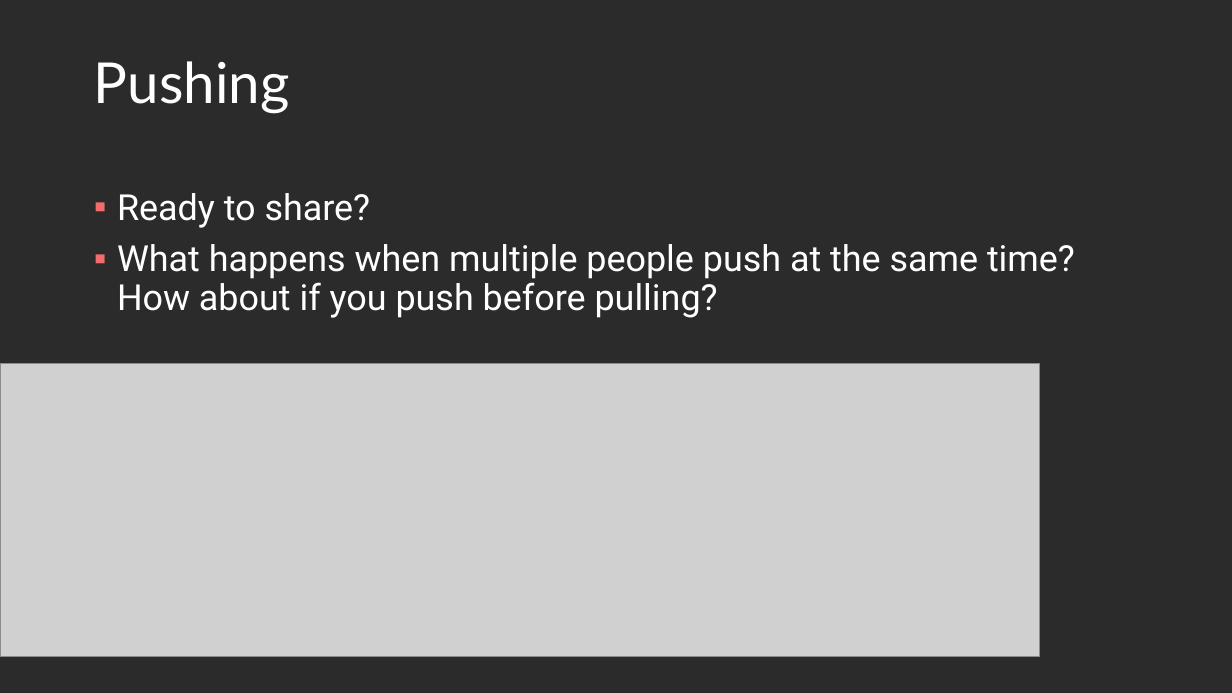
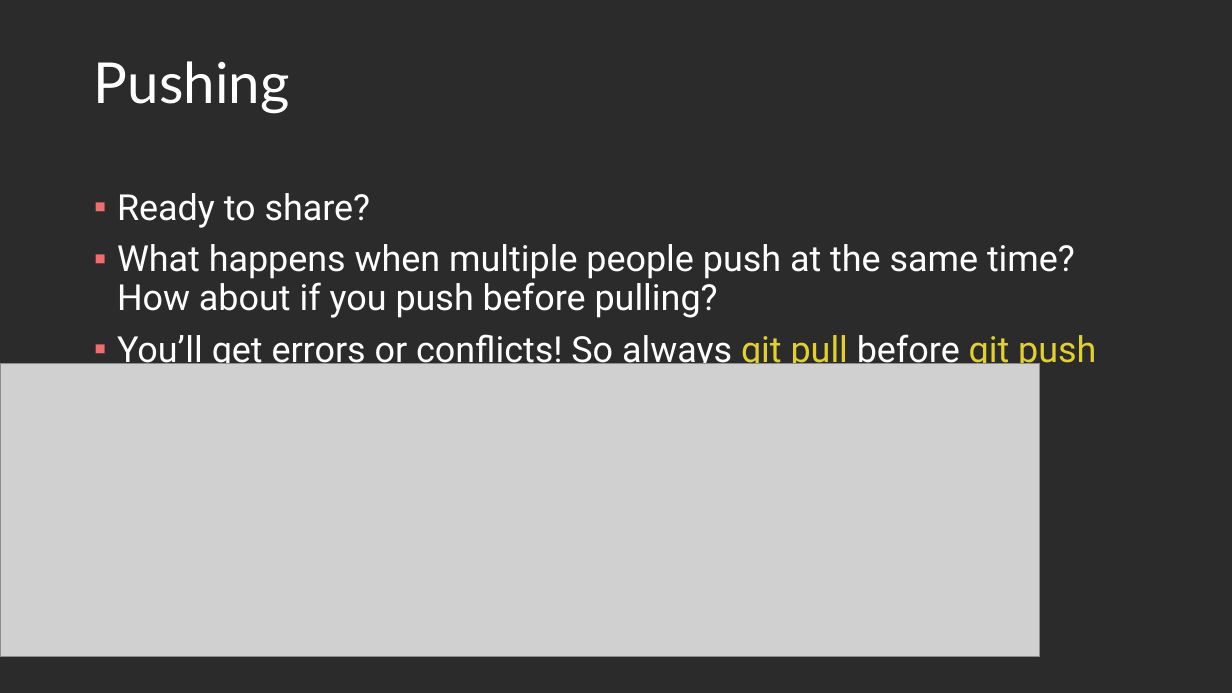
Before and after one commit to Light2Dark/git_tutorial, a slide deck: slide 22 of Git and Github.pptx (slide 19 before the commit). Drawn at 1232x693 pixels with LibreOffice and Linux fonts; fonts in the diff are those of the drawing; grey boxes stand for pictures; background and template pictures are left out; a plain dark background stands for a picture behind light text. Boxes give left, top, right and bottom in pixels: in the first picture for what was removed or moved away, otherwise in the second. Text is boxed around its words. In the diff, an @@ line names an element or a change of style, - is before the commit and + after.

```diff
--- a/Git and Github.pptx
+++ b/Git and Github.pptx
@@ text at [117,334,1096,371]: paragraph added @@
+▪ You’ll get errors or conflicts! So always git pull before git push
```
Also in this commit, not shown: 8 other slides changed, 4 slides added.
